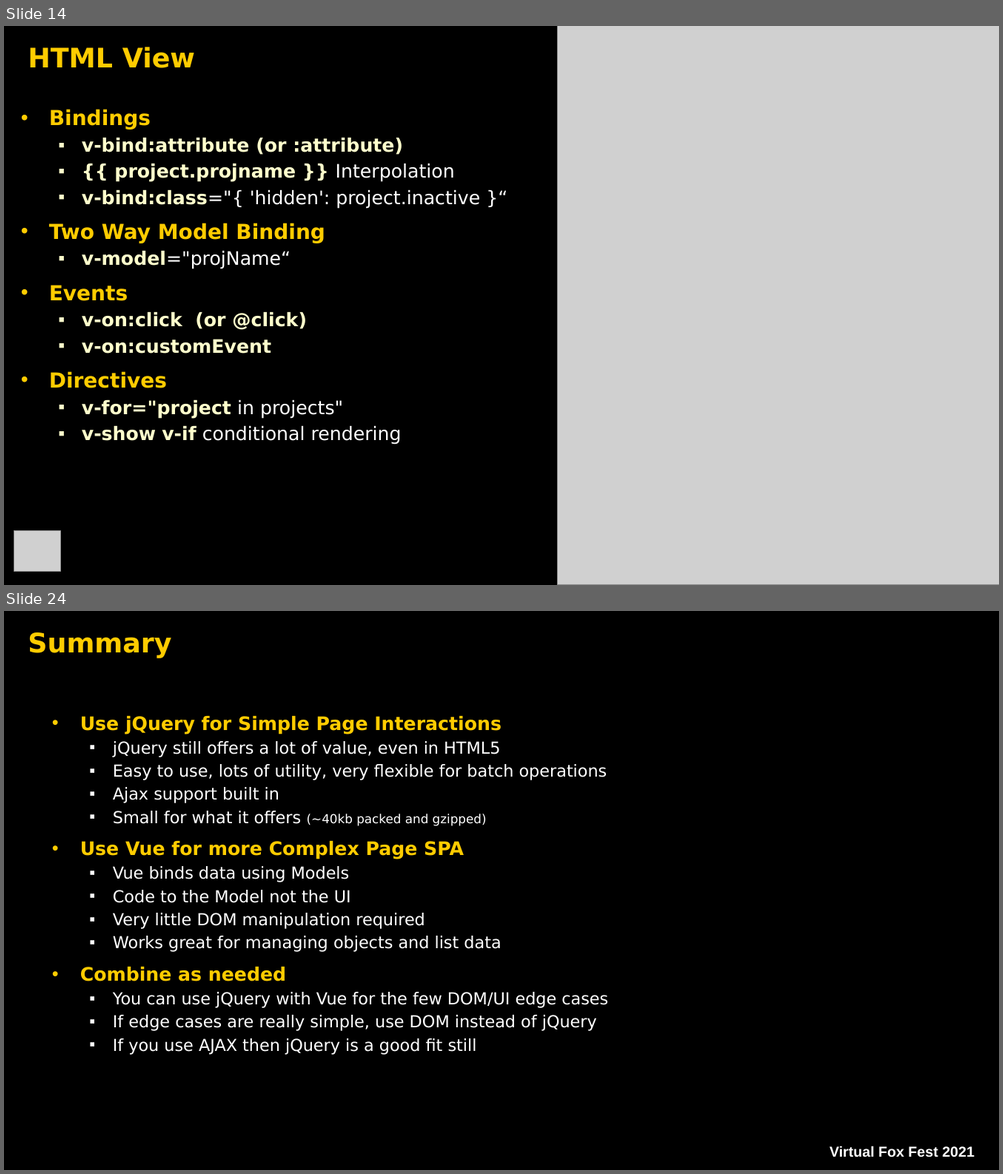
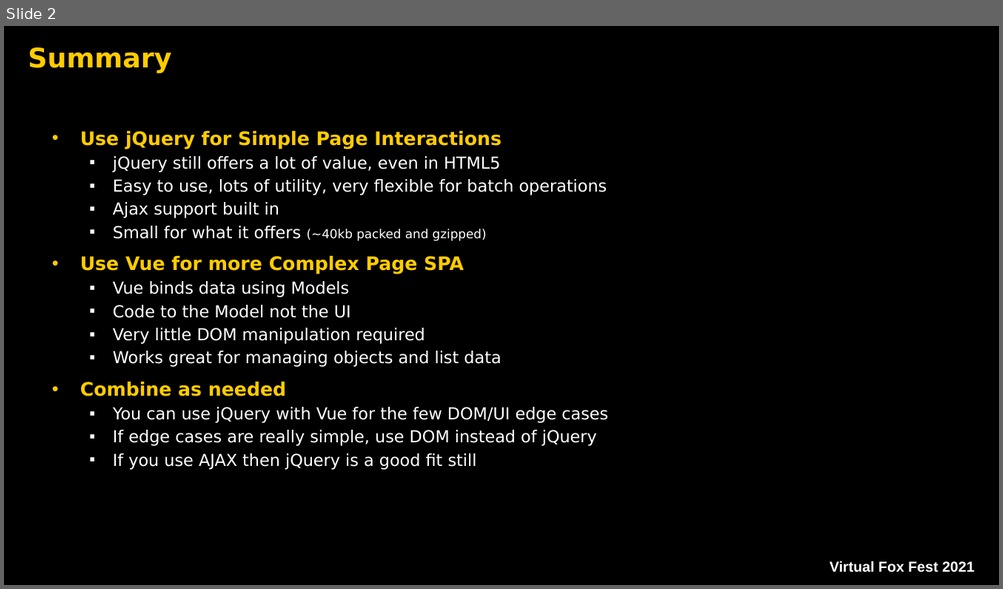
Before and after one commit to RickStrahl/VirtualFoxFest2021-FoxProRest, a slide deck: Documents/Strahl_FoxProREST.pptx. Shown one above the other, each under a label of ours: slides 14 and 24 before the commit, slide 2 after it; the slides between them are not shown. The pictures are 1003x1174 and 1003x589 pixels, drawn with LibreOffice and Linux fonts; fonts in the diff are those of the drawing; grey boxes stand for pictures; background and template pictures are left out. Boxes give left, top, right and bottom in pixels: in the first picture for what was removed or moved away, otherwise in the second. Text is boxed around its words. In the diff, an @@ line names an element or a change of style, - is before the commit and + after.

```diff
--- a/Documents/Strahl_FoxProREST.pptx
+++ b/Documents/Strahl_FoxProREST.pptx
@@ slide 14 removed at [4,26,999,585], background picture (left out) @@
@@ title removed at [28,47,195,68] @@
-HTML View
@@ picture removed at [558,26,999,585] @@
@@ text removed at [49,109,480,445] @@
-• Bindings
-  ▪ v-bind:attribute (or :attribute)
-  ▪ {{ project.projname }} Interpolation
-  ▪ v-bind:class="{ 'hidden': project.inactive }“
-• Two Way Model Binding
-  ▪ v-model="projName“
-• Events
-  ▪ v-on:click (or @click)
-  ▪ v-on:customEvent
-• Directives
-  ▪ v-for="project in projects"
-  ▪ v-show v-if conditional rendering
@@ picture removed at [14,531,61,571] @@
@@ what was slide 24 is now slide 2 @@
```
Also in this commit, not shown: 1 slide changed, 21 other slides removed, 31 other files.
